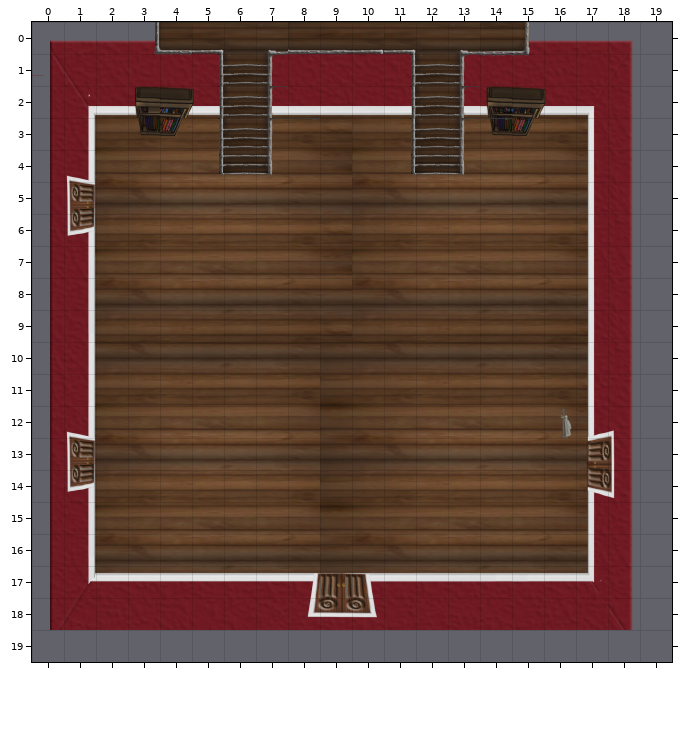
Two states of a Tiled map, Tiled Maps/Foyer_Clean.tmx. That is the earlier state.
Cells are 100x100 px. Shown: x 0..19, y 0..19.
And afterwards:
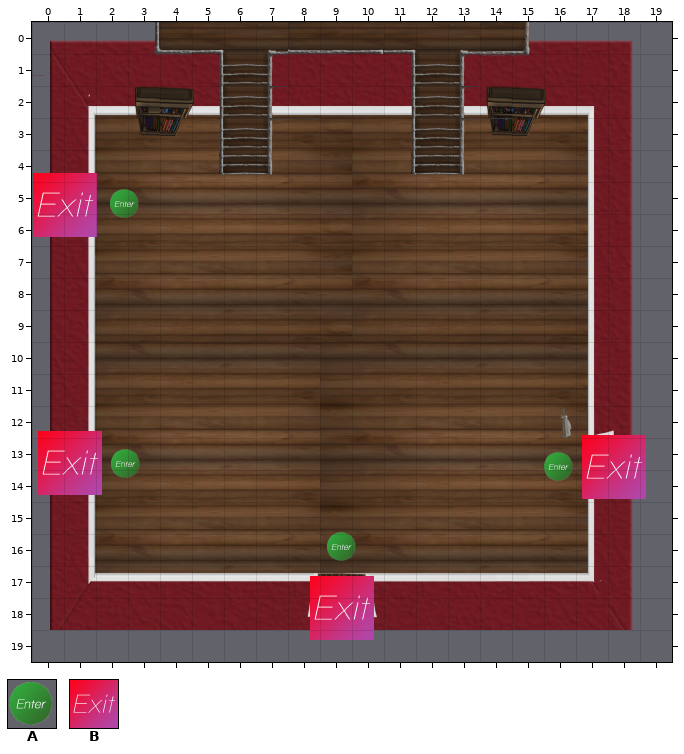
Key: from "Enter_Exit": A 0; from "ExitObject": B 0.
Objects are placed by their top-left corner, in cells (3,4 is the top-left corner of cell 3,4); size is 1x1 cell unless given.
Diff:
Layer "Entrance_Exits":
added: A at 2.4,5.2
added: B "ToDining" at 0,4.7 size 2x2
added: A at 2.4,13.3
added: A at 16,13.4
added: B "ToPianoLibrary" at 0.2,12.8 size 2x2
added: B "ToLivingRoom" at 17.2,12.9 size 2x2
added: A at 9.2,15.9
added: B "ToLvl2" at 8.7,17.3 size 2x2
